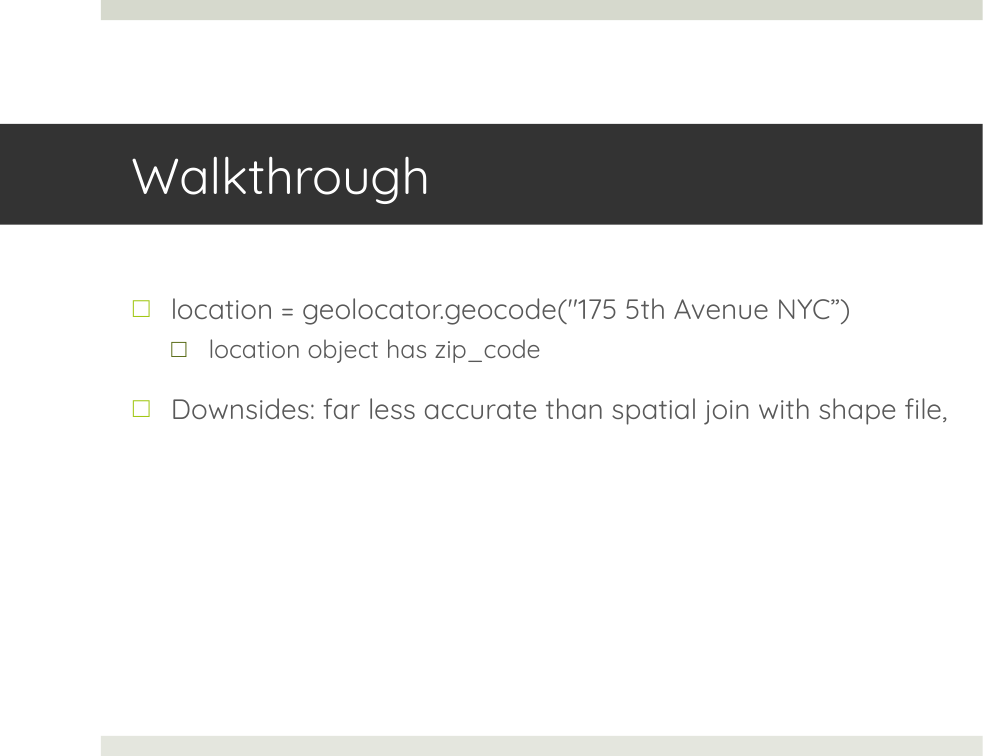
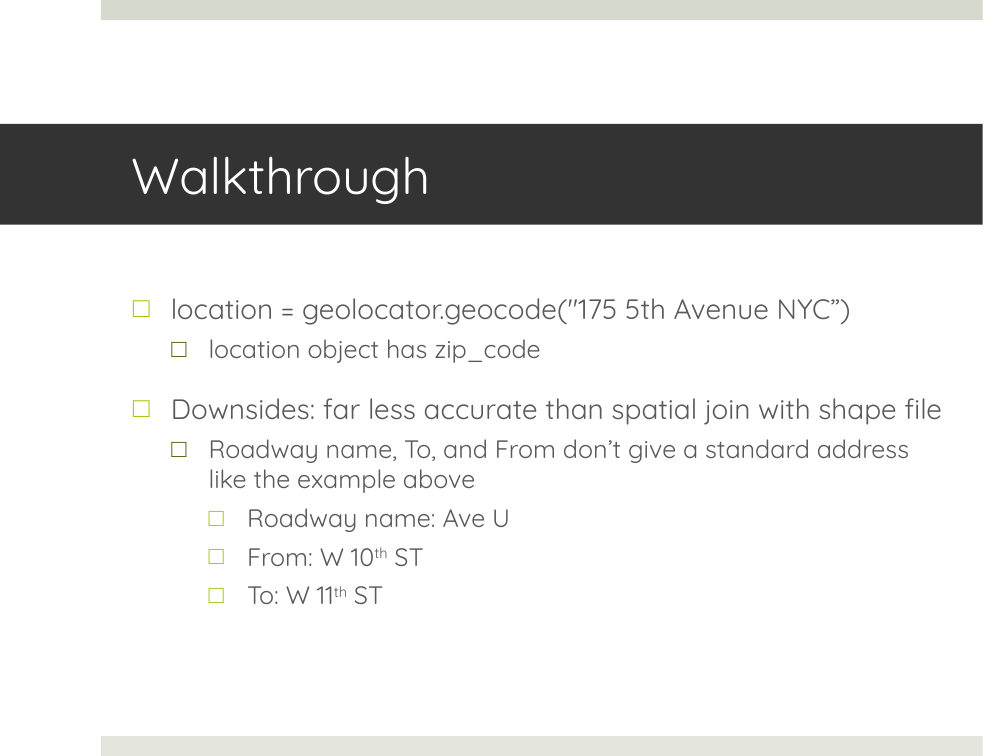
Before and after one commit to JKasakyan/BDM-Final-Project, a slide deck: slide 14 of Documents/Kasakyan_James_Proposal_Final_Presentation.pptx. Drawn at 1008x756 pixels with LibreOffice and Linux fonts; fonts in the diff are those of the drawing. Boxes give left, top, right and bottom in pixels: in the first picture for what was removed or moved away, otherwise in the second. Text is boxed around its words. In the diff, an @@ line names an element or a change of style, - is before the commit and + after.

```diff
--- a/Documents/Kasakyan_James_Proposal_Final_Presentation.pptx
+++ b/Documents/Kasakyan_James_Proposal_Final_Presentation.pptx
@@ text at bbox=[171, 398, 942, 604]: text changed; size 20 to 18 pt @@
-□ Downsides: far less accurate than spatial join with shape file,
+□ Downsides: far less accurate than spatial join with shape file
+  □ Roadway name, To, and From don’t give a standard address like the example above
+    □ Roadway name: Ave U
+    □ From: W 10th ST
+    □ To: W 11th ST
```
Also in this commit, not shown: 3 slides added, 5 other files.
